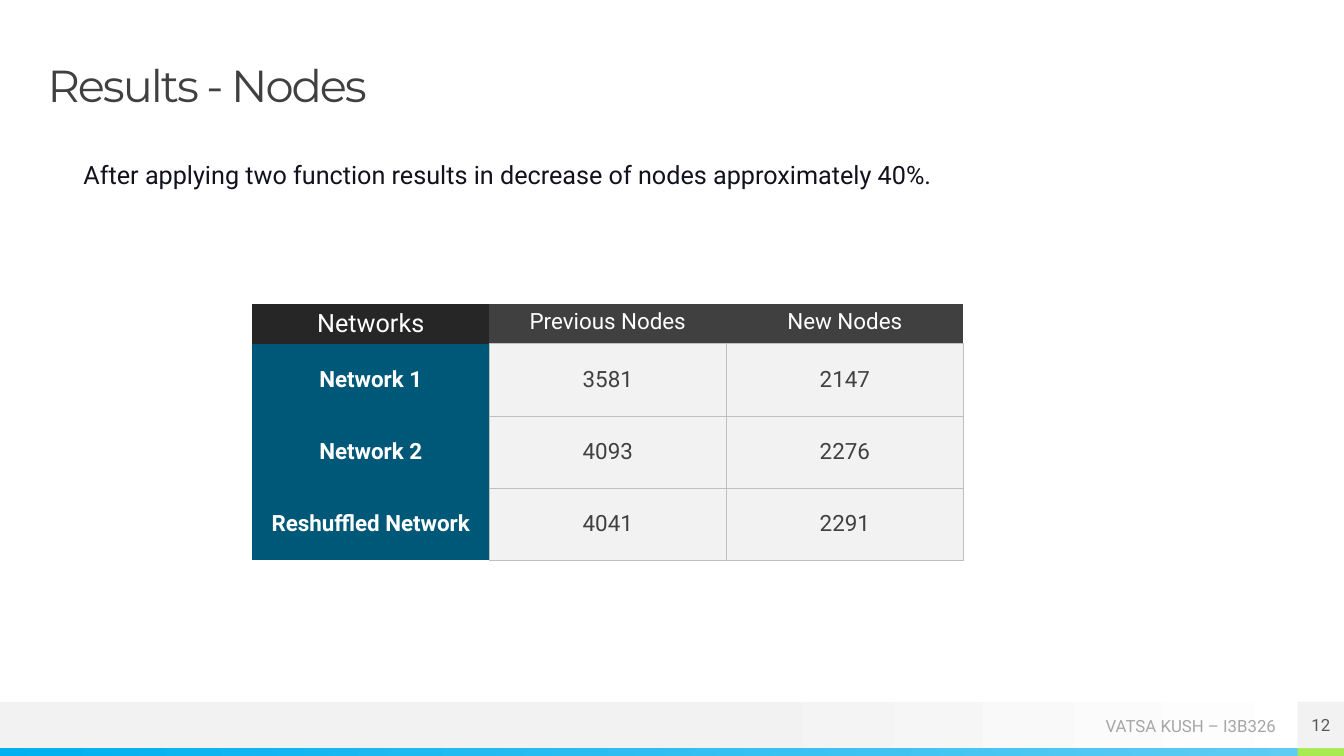
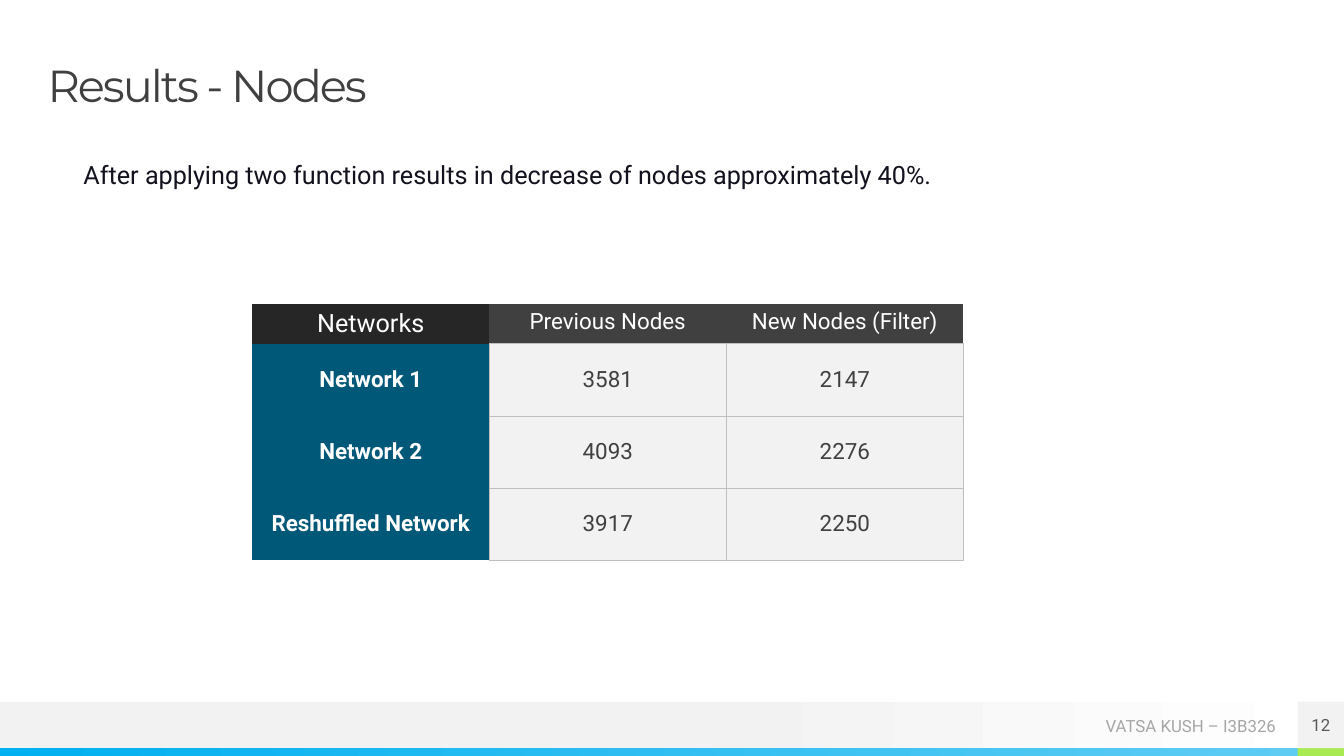
Before and after one commit to kushvatsa/ns_bkk_15, a slide deck: slide 12 of 15_I3B326_Vatsa_Kush.pptx. Drawn at 1344x756 pixels with LibreOffice and Linux fonts; fonts in the diff are those of the drawing. Boxes give left, top, right and bottom in pixels: in the first picture for what was removed or moved away, otherwise in the second. Text is boxed around its words. In the diff, an @@ line names an element or a change of style, - is before the commit and + after.

```diff
--- a/15_I3B326_Vatsa_Kush.pptx
+++ b/15_I3B326_Vatsa_Kush.pptx
@@ table at box(252, 303, 963, 561) @@
-row 1, column 3: New Nodes
+row 1, column 3: New Nodes (Filter)
-row 4, column 2: 4041
+row 4, column 2: 3917
-row 4, column 3: 2291
+row 4, column 3: 2250
```
Also in this commit, not shown: 2 other slides changed, 1 other file.
